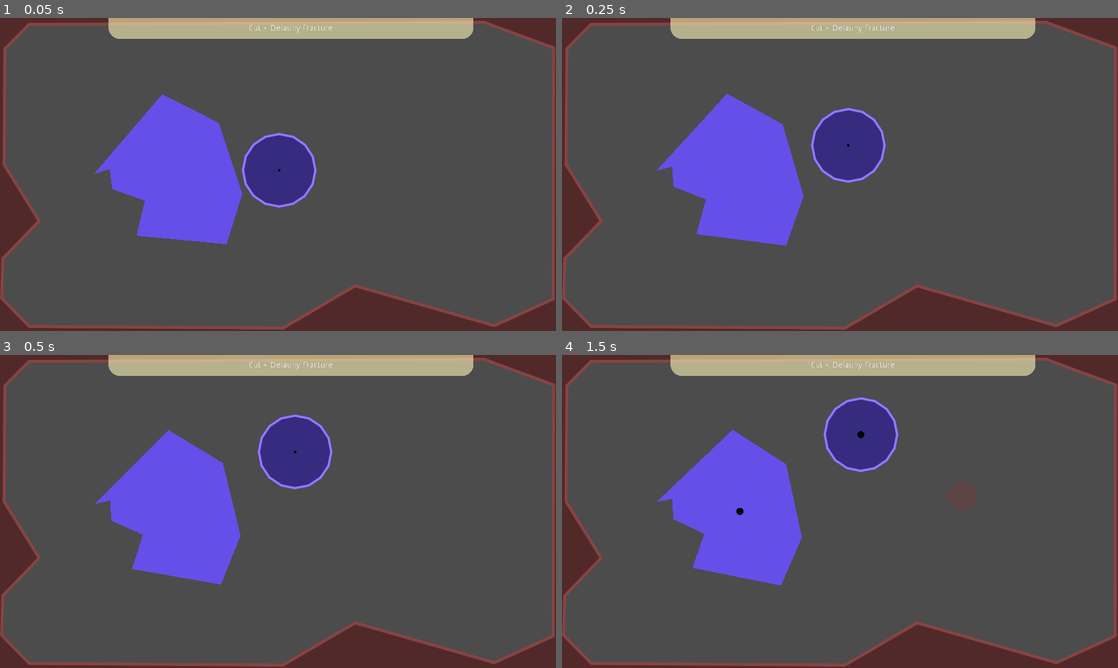
Above: before the commit, frames 1-4 (two rows, left to right).
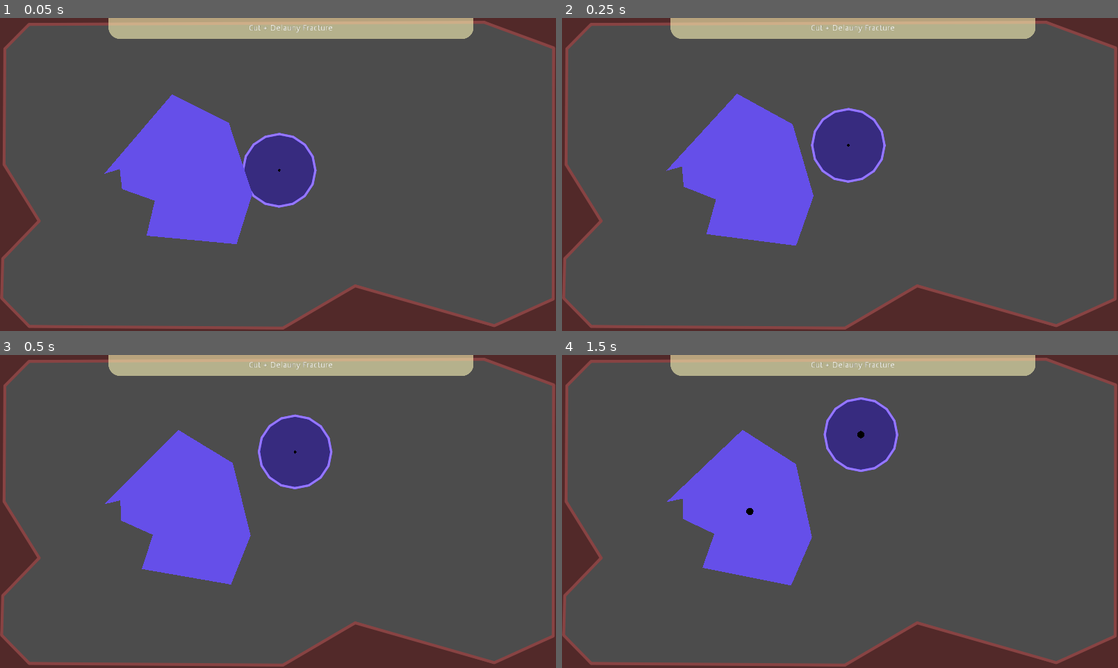
Above: after the commit, the same moments.

Repository: SoloByte/godot-polygon2d-fracture
Game: Godot game, scene res://demo/test-scenes/CutTest.tscn
The game is run twice, just before and just after one commit, with the same random seed, the same clock (stepped at 60 frames per second) and the same inputs. This scene is started directly instead of the project's main scene.
Inputs (mouse positions are in pixels of both pictures, inside the frame that each line leads up to):
- Up to frame 1 (0.05 s): no input
- Up to frame 2 (0.25 s): no input
- Up to frame 3 (0.5 s): no input
- Up to frame 4 (1.5 s): move the mouse to (962, 495) at 0.52 s; hold Right mouse button (cut) 0.53-1.28 s; click (962, 495) at 0.8 s; move the mouse to (728, 527) at 1.27 s; click (728, 527) at 1.35 s

The runs differ from the first frame. In frame 1, 1.7% of the frame differs, in the area x 17-46%, y 24-73%; in frame 2, 1.7%; in frame 3, 1.7%; in frame 4, 1.8%, in the area x 17-45%, y 24-74%.

Commit message:
rotation problem fixed. cut pos is now translated to local without rotation of the source.

Diff:
--- a/demo/src/CutFracture.gd
+++ b/demo/src/CutFracture.gd
@@ -94,9 +94,9 @@
 		var cut_line_end : Vector2 = get_global_mouse_position()
 		var vec : Vector2 = cut_line_end - _cut_line_start
 		var dis : float = vec.length()
-		var dir = vec.normalized()
-		var cut_shape = PolygonLib.createBeamPolygon(dir, dis, 2.0, 2.0, Vector2.ZERO)
-		cut(_cut_line_start, cut_shape)
+		var dir : Vector2 = vec.normalized()
+		var cut_shape = PolygonLib.createBeamPolygon(dir, dis, 15.0, 15.0, Vector2.ZERO)
+		cut(_cut_line_start, cut_shape, 0.0)
 
 		_cut_line.clear_points()
 		_cut_line.visible = false
@@ -105,32 +105,53 @@
 
 	if event.is_action_pressed("cut"):
 		var cut_pos : Vector2 = get_global_mouse_position()
-		cut(cut_pos, _cut_shape)
-
-
-
-
-
-
-
-func cut(cut_pos : Vector2, cut_shape : PoolVector2Array) -> void:
-	var p = Polygon2D.new()
-	add_child(p)
-	p.set_polygon(cut_shape)
-	p.global_position = cut_pos
-	p.modulate = Color.red
-	p.z_index = 3
-	var c = Color.red
-	c.a = 0.1
-	p.color = c
+		cut(cut_pos, _cut_shape, 0.0)
+
+
+
+
+
+
+
+func cut(cut_pos : Vector2, cut_shape : PoolVector2Array, cut_rot : float) -> void:
+#	var p = Polygon2D.new()
+#	add_child(p)
+#	p.set_polygon(cut_shape)
+#	p.global_position = cut_pos
+#	p.z_index = 3
+#	var c = Color.red
+#	c.a = 0.3
+#	p.color = c
 
 	for source in _source_polygon_parent.get_children():
 		var source_polygon : PoolVector2Array = source.get_polygon()
 		var total_area : float = PolygonLib.getPolygonArea(source_polygon)
-		var local_cut_pos : Vector2 = source.to_local(cut_pos)
-
 		var source_pos : Vector2 = source.global_position
 		var source_rot : float = source.global_rotation
+
+		var local_cut_pos : Vector2 = PolygonLib.toLocal(source.get_global_transform(), cut_pos)
+
+#		if source is Polygon2D:
+#			var p1 = Polygon2D.new()
+#			add_child(p1)
+#			p1.set_polygon(PolygonLib.createCirclePolygon(25.0, 1))
+#			p1.global_position = cut_pos
+#			p1.z_index = 3
+#			var c1 = Color.green
+#			c1.a = 1.0
+#			p1.color = c1
+#
+#			var p2 = Polygon2D.new()
+#			add_child(p2)
+#			p2.show_behind_parent = true
+#			p2.set_polygon(PolygonLib.createCirclePolygon(35.0, 1))
+#			p2.global_position = local_cut_pos
+#			p2.z_index = 3
+#			var c2 = Color.blue
+#			c2.a = 1.0
+#			p2.color = c2
+
+
 
 		var s_lin_vel := Vector2.ZERO
 		var s_ang_vel : float = 0.0
@@ -145,7 +166,7 @@
 #			var offset : Vector2 = PolygonLib.calculatePolygonCentroid(PolygonLib.rotatePolygon(source_polygon, source_rot))
 
 
-		var cut_info : Dictionary = PolygonLib.cutShape(source_polygon, source_rot, cut_shape, local_cut_pos, 0.0, true)
+		var cut_info : Dictionary = PolygonLib.cutShape(source_polygon, source_rot, cut_shape, local_cut_pos, cut_rot, true)
 
 		if cut_info.intersected and cut_info.intersected.size() > 0:
 			for shape in cut_info.intersected:
@@ -172,7 +193,6 @@
 				var centroid : Vector2 = PolygonLib.calculatePolygonCentroid(shape)
 				var spawn_pos : Vector2 = _source_polygon_parent.to_global(centroid) + source_pos
 				var centered_shape : PoolVector2Array = PolygonLib.translatePolygon(shape, -centroid)
-
 				#variant 2 for polygons that are not centered
 #					spawn_pos = source_pos
 #					centered_shape = shape
--- a/demo/test-scenes/CutTest.tscn
+++ b/demo/test-scenes/CutTest.tscn
@@ -18,6 +18,12 @@
 fracture_body_template = ExtResource( 3 )
 rigidbody_template = ExtResource( 5 )
 
+[node name="Polygon2D2" type="Polygon2D" parent="Fracture"]
+visible = false
+position = Vector2( -600, 0 )
+color = Color( 0.0156863, 0.631373, 0.0235294, 0.392157 )
+polygon = PoolVector2Array( -601.829, 1.84607, -135.658, -552.519, 257.438, -358.491, 423.747, 130.358, 317.914, 478.096, -304.487, 425.18, -249.051, 183.275, -475.837, 105.16, -493.475, -33.4318 )
+
 [node name="SourcePolygons" type="Node2D" parent="Fracture"]
 show_behind_parent = true
 
@@ -25,7 +31,7 @@
 rand_linear_velocity_range = Vector2( 500, 1000 )
 
 [node name="Polygon2D" type="Polygon2D" parent="Fracture/SourcePolygons"]
-position = Vector2( -668.954, 0 )
+position = Vector2( -600, 0 )
 polygon = PoolVector2Array( -601.829, 1.84607, -135.658, -552.519, 257.438, -358.491, 423.747, 130.358, 317.914, 478.096, -304.487, 425.18, -249.051, 183.275, -475.837, 105.16, -493.475, -33.4318 )
 
 [node name="Parent" type="Node2D" parent="Fracture"]
--- a/polygon2d-fracture/PolygonLib.gd
+++ b/polygon2d-fracture/PolygonLib.gd
@@ -254,7 +254,7 @@
 #returns dictionary with final : Array and intersected : Array -> all holes are filtered out already
 static func cutShape(s_poly : PoolVector2Array, s_world_rot : float, c_poly : PoolVector2Array, cut_local_pos : Vector2, c_world_rot : float, get_intersect : bool = true) -> Dictionary:
 	c_poly = translatePolygon(c_poly, cut_local_pos)
-	c_poly = rotatePolygon(c_poly, c_world_rot + s_world_rot)
+	c_poly = rotatePolygon(c_poly, c_world_rot)
 	s_poly = rotatePolygon(s_poly, s_world_rot)
 
 	var intersected_polygons : Array = []
@@ -273,6 +273,11 @@
 
 
 
+static func toLocal(global_transform : Transform2D, global_pos : Vector2) -> Vector2:
+	var new_transform := Transform2D(0.0, global_transform.origin)
+	return new_transform.affine_inverse().xform(global_pos)
+
+
 #just a wrapper for the Geometry funcs to filter out holes if wanted----------------------------------------------
 static func clipPolygons(poly_a : PoolVector2Array, poly_b : PoolVector2Array, exclude_holes : bool = true) -> Array:
 	var new_polygons : Array = Geometry.clip_polygons_2d(poly_a, poly_b)
